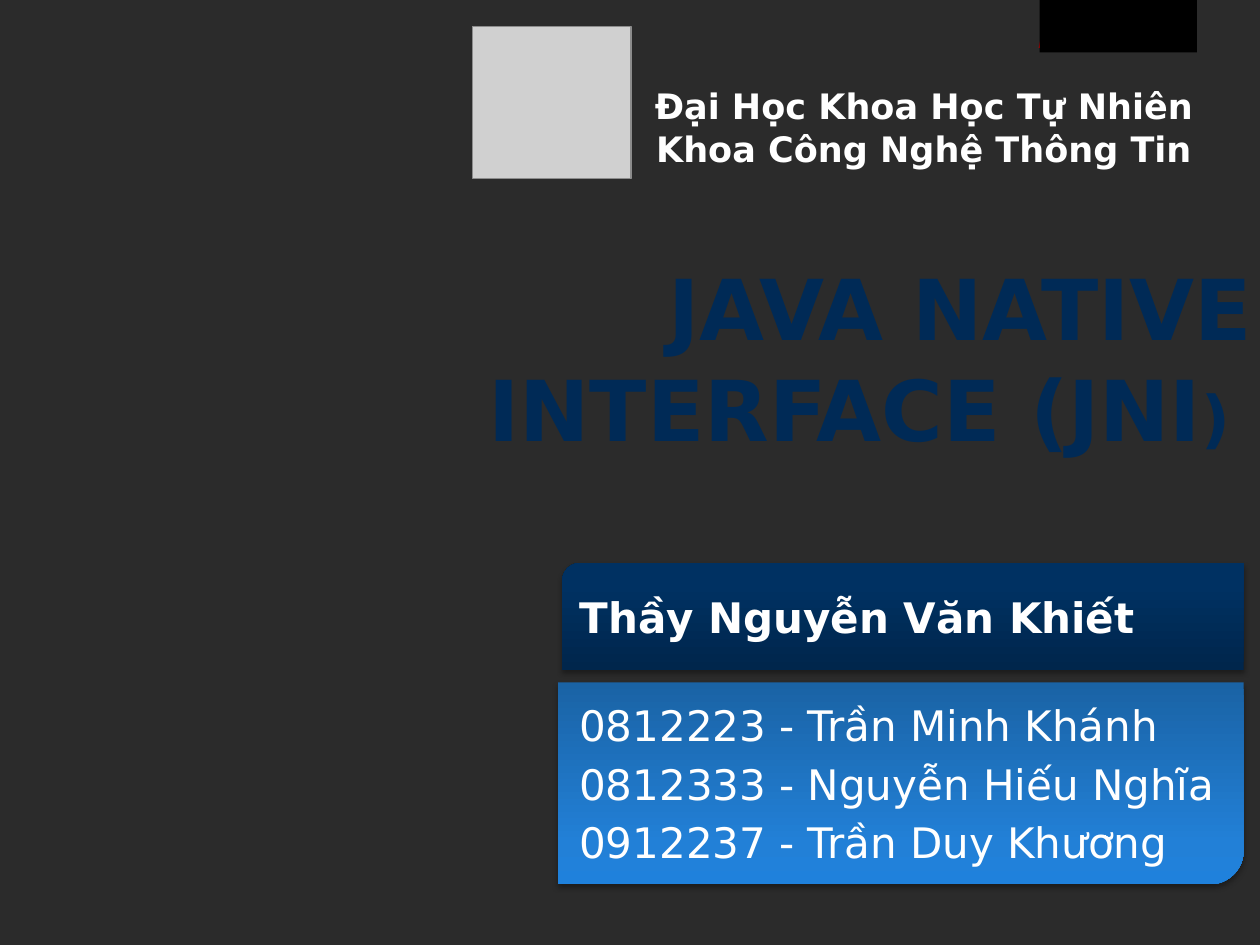
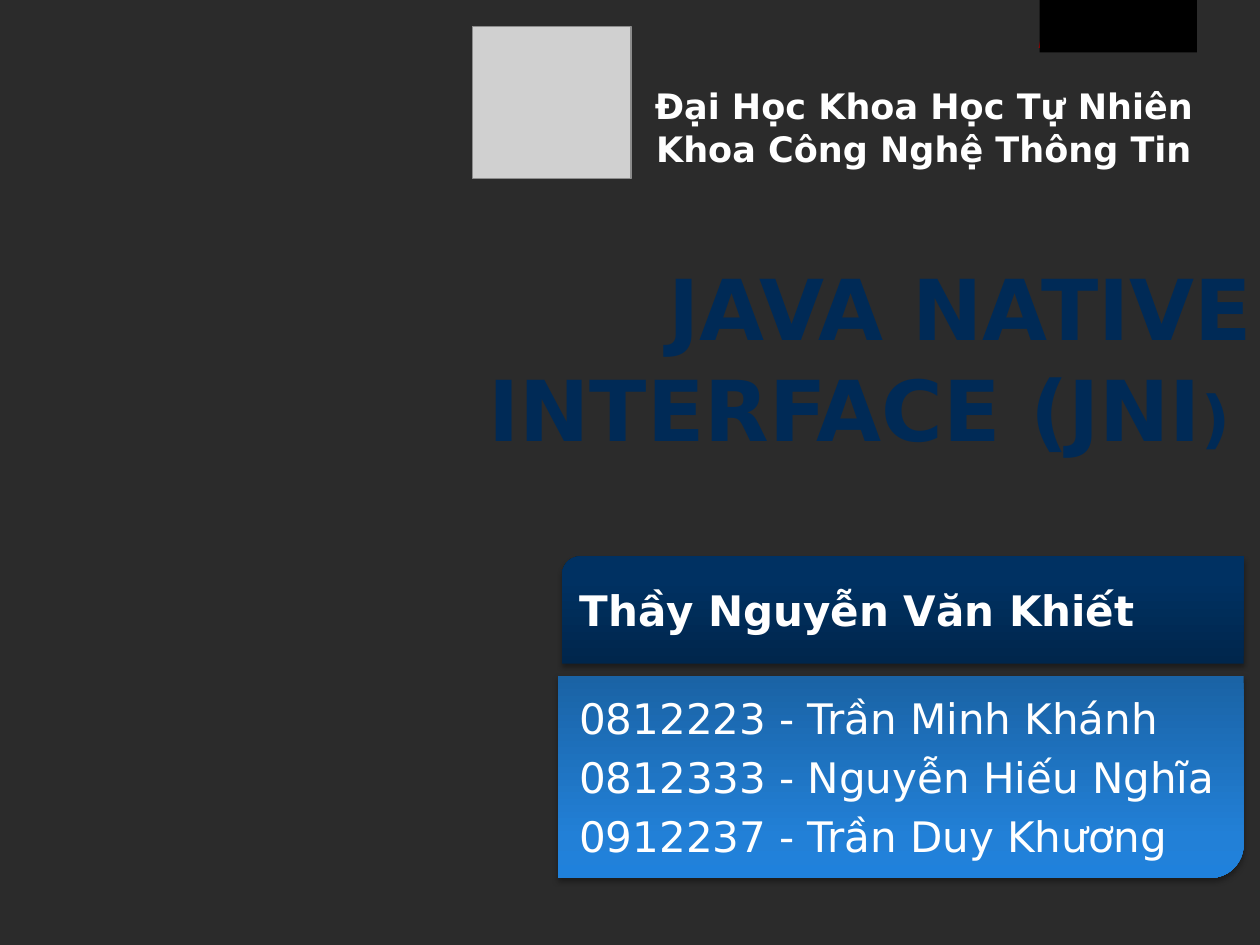
Before and after one commit to minhkhanh/UofS-Java, a slide deck: slide 1 of Seminar_JNI/Slide_00.pptx. Drawn at 1260x945 pixels with LibreOffice and Linux fonts; fonts in the diff are those of the drawing; grey boxes stand for pictures; background and template pictures are left out; a plain dark background stands for a picture behind light text. Boxes give left, top, right and bottom in pixels: in the first picture for what was removed or moved away, otherwise in the second. Text is boxed around its words. In the diff, an @@ line names an element or a change of style, - is before the commit and + after.

```diff
--- a/Seminar_JNI/Slide_00.pptx
+++ b/Seminar_JNI/Slide_00.pptx
@@ 2 round rects, 1 subtitle: place and size @@
-2 round rects, 1 subtitle at [558, 563, 1244, 885]
+2 round rects, 1 subtitle at [558, 557, 1244, 878]
```
Also in this commit, not shown: 13 other slides changed, 3 slides added.
